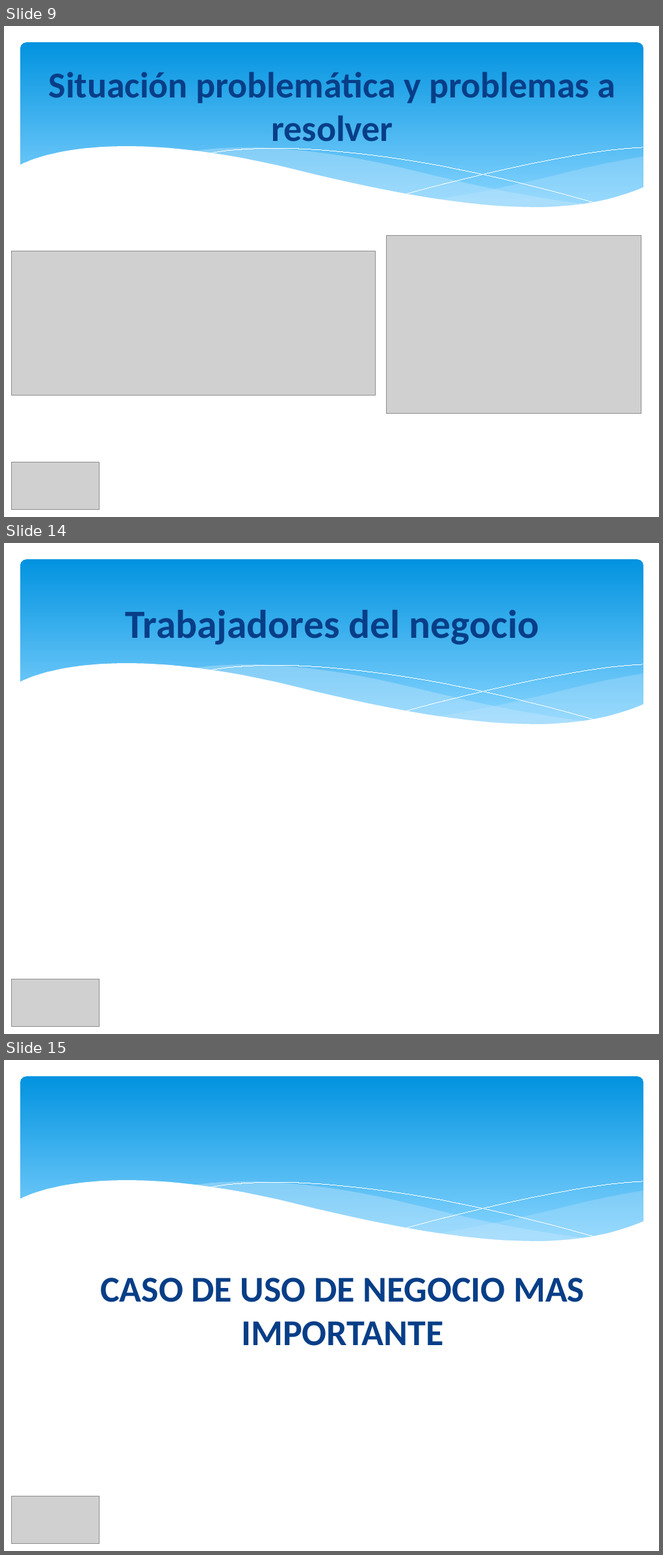
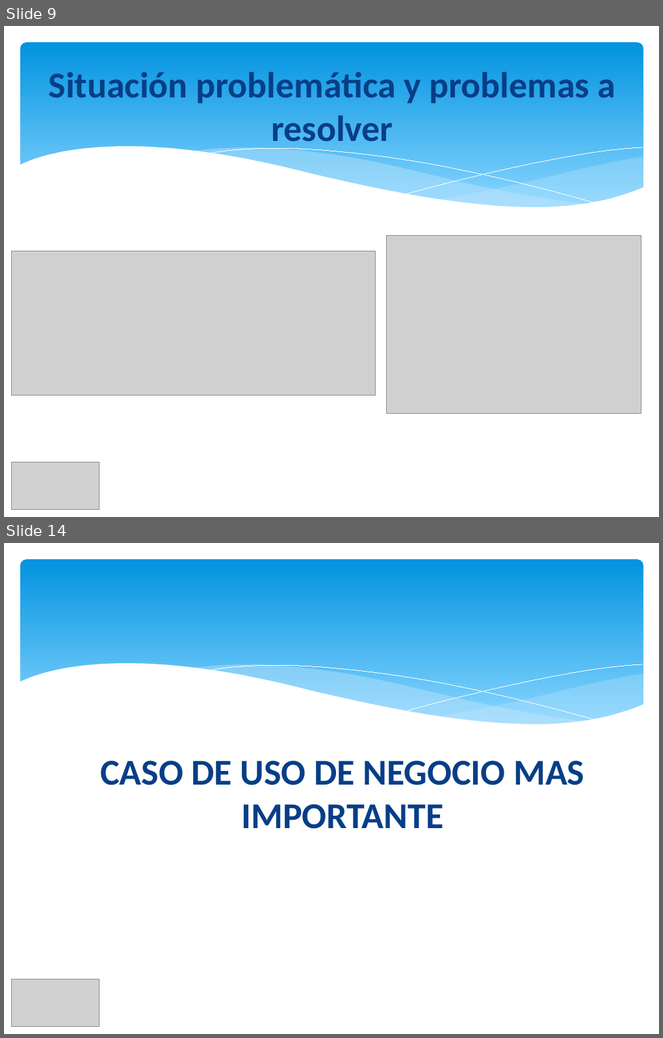
Before and after one commit to orlysemperfi/my-project-pi, a slide deck: PRESENTACION02/TRABAJO FINAL/PPT PI1 EFINAL.pptx. Shown one above the other, each under a label of ours: slides 9, 14 and 15 before the commit, slides 9 and 14 after it; the slides between them are not shown. The pictures are 663x1555 and 663x1038 pixels, drawn with LibreOffice and Linux fonts; fonts in the diff are those of the drawing; grey boxes stand for pictures. Boxes give left, top, right and bottom in pixels: in the first picture for what was removed or moved away, otherwise in the second. Text is boxed around its words. In the diff, an @@ line names an element or a change of style, - is before the commit and + after.

```diff
--- a/PRESENTACION02/TRABAJO FINAL/PPT PI1 EFINAL.pptx
+++ b/PRESENTACION02/TRABAJO FINAL/PPT PI1 EFINAL.pptx
@@ slide 14 removed at (4, 543, 659, 1034), background #FFFFFF; not listed: 6 template elements that a slide beside it also shows @@
@@ title removed at (125, 610, 540, 644) @@
-Trabajadores del negocio
@@ picture removed at (12, 979, 100, 1027) @@
@@ what was slide 15 is now slide 14 @@
```
Also in this commit, not shown: 6 slides changed.
